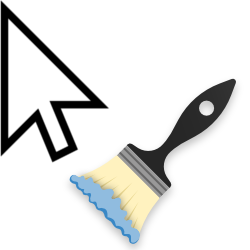
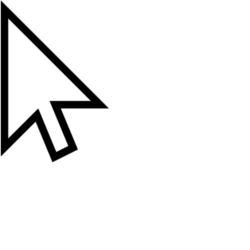
Two versions of the same layered image (250x250). Layer-by-layer changes:
hid "PaintBrush_Cursor.png" over box(64, 78, 242, 250)
